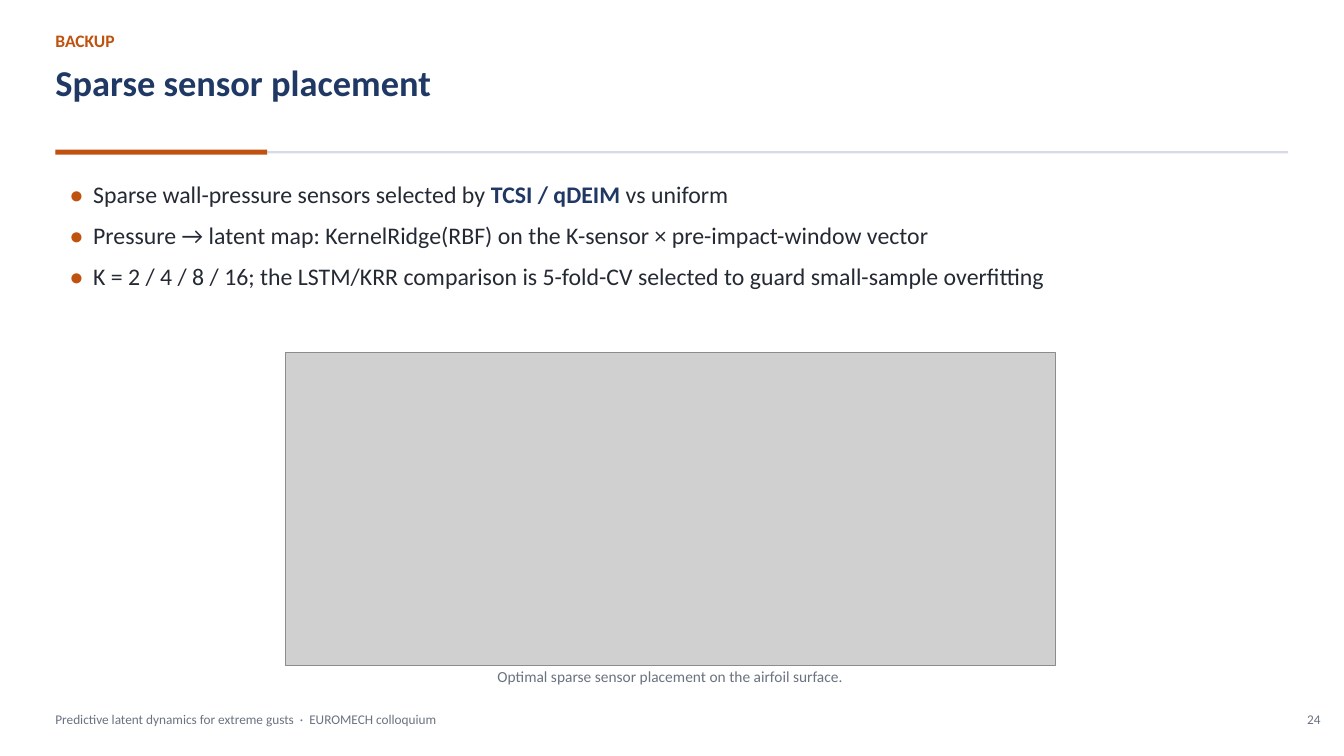
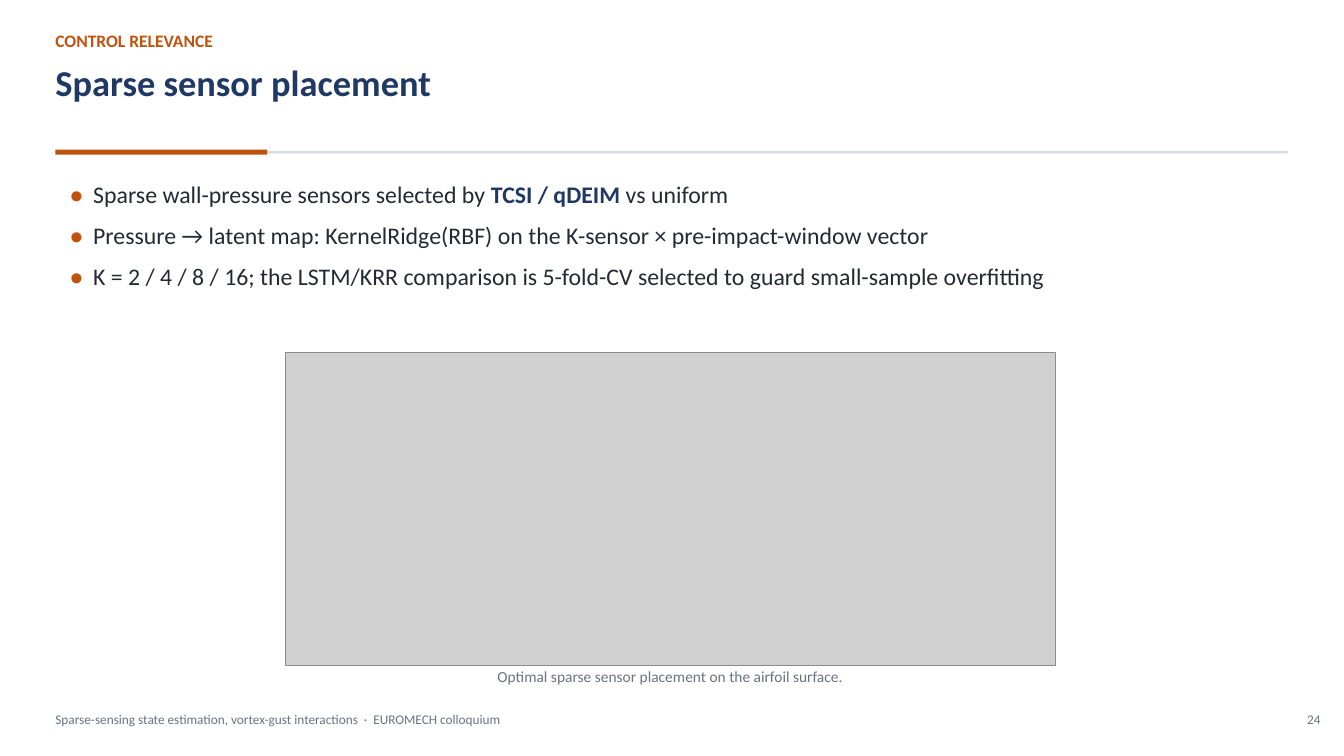
Before and after one commit to sanmi90/GUST-JEPA, a slide deck: slide 24 of paper/talk/euromech_gust_jepa.pptx. Drawn at 1344x756 pixels with LibreOffice and Linux fonts; fonts in the diff are those of the drawing; grey boxes stand for pictures. Boxes give left, top, right and bottom in pixels: in the first picture for what was removed or moved away, otherwise in the second. Text is boxed around its words. In the diff, an @@ line names an element or a change of style, - is before the commit and + after.

```diff
--- a/paper/talk/euromech_gust_jepa.pptx
+++ b/paper/talk/euromech_gust_jepa.pptx
@@ text at [55,35,213,47]: text changed @@
-BACKUP
+CONTROL RELEVANCE
@@ text at [55,715,500,726]: text changed @@
-Predictive latent dynamics for extreme gusts · EUROMECH colloquium
+Sparse-sensing state estimation, vortex-gust interactions · EUROMECH colloquium
```
Also in this commit, not shown: 27 other slides changed, 11 slides added, 1 slide removed, 25 other files.
